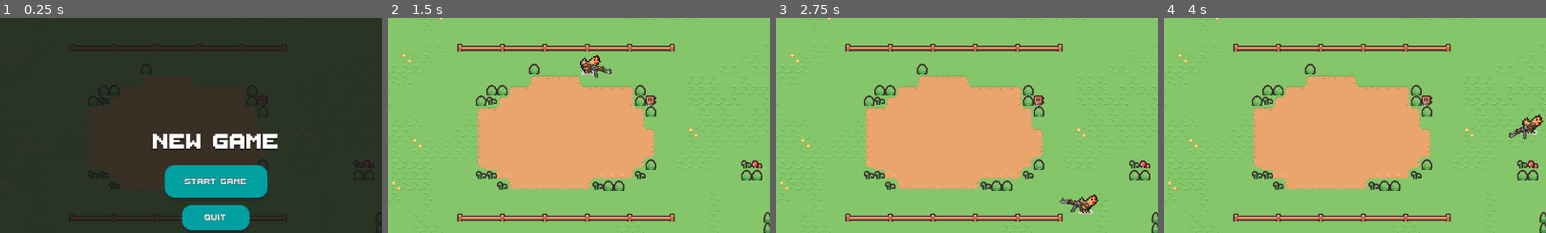
Above: before the commit, frames 1-4 (left to right).
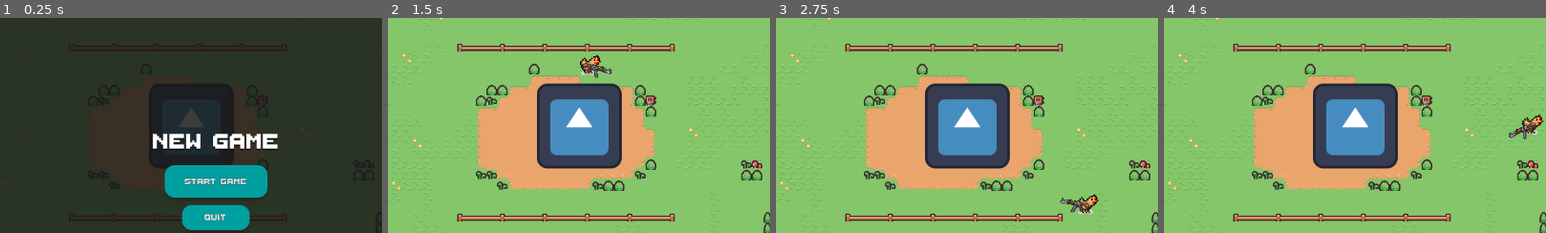
Above: after the commit, the same moments.

Repository: mynkrthd/chicken
Game: Godot game, scene res://Scenes/main.tscn
Same seed, same stepped clock (60 frames per second), same inputs: the game is played once before the commit and once after it. The engine's default icon, where the game draws it, is replaced by a stand-in: a white triangle on a blue panel in a dark square.
Inputs (mouse positions are % of the whole screen's width and height, from its top left):
- Up to frame 1 (0.25 s): no input
- Up to frame 2 (1.5 s): click "START GAME" at 0.5 s; tap Enter at 1.25 s; move the mouse to (72, 45) at 1.27 s; hold D (MoveRight) from 1.28 s (still down); hold Shift (Dash) from 1.28 s (still down)
- Up to frame 3 (2.75 s): move the mouse to (30, 55) at 2.02 s; release D (MoveRight) at 2.03 s; release Shift (Dash) at 2.03 s; hold S (MoveDown) from 2.03 s (still down); tap Space (Shoot) at 2.1 s
- Up to frame 4 (4 s): move the mouse to (60, 28) at 2.77 s; release S (MoveDown) at 2.78 s; hold D (MoveRight) 2.78-3.53 s; hold Shift (Dash) 2.78-3.53 s; tap Space (Shoot) at 3.5, 3.6 s; move the mouse to (45, 70) at 3.52 s; hold W (MoveUp) from 3.53 s (still down)
The pictures show only the part of the screen within x 22-72%, y 21-71%; the shares and areas given below are measured in that part.

The runs differ from the first frame. In frame 1, 6.7% of the frame differs, in the area x 39-62%, y 30-70%; in frame 2, 8.8%, in the area x 39-62%, y 30-71%; in frame 3, 8.8%; in frame 4, 8.8%.

Commit message:
Update main.tscn

Diff:
--- a/project_files/Scenes/main.tscn
+++ b/project_files/Scenes/main.tscn
@@ -7,6 +7,24 @@
 [ext_resource type="PackedScene" uid="uid://bu8i820k0wfg0" path="res://Scenes/UI/game_over.tscn" id="4_vghgb"]
 [ext_resource type="PackedScene" uid="uid://cav8gkhohwn8w" path="res://Scenes/UI/pause_menu.tscn" id="5_o1636"]
 [ext_resource type="PackedScene" uid="uid://beysilb8k5oaq" path="res://Scenes/UI/level_village.tscn" id="7_shfhw"]
+[ext_resource type="Texture2D" uid="uid://b3d8vkr8okjho" path="res://sprites/icon.svg" id="8_cnswr"]
+
+[sub_resource type="AtlasTexture" id="AtlasTexture_ax5xm"]
+atlas = ExtResource("8_cnswr")
+region = Rect2(0, 0, 128, 128)
+
+[sub_resource type="SpriteFrames" id="SpriteFrames_qm2kt"]
+animations = [{
+"frames": [{
+"duration": 1.0,
+"texture": SubResource("AtlasTexture_ax5xm")
+}],
+"loop": true,
+"name": &"default",
+"speed": 5.0
+}]
+
+[sub_resource type="CircleShape2D" id="CircleShape2D_03xhs"]
 
 [node name="main" type="Node2D"]
 script = ExtResource("1_smf8d")
@@ -22,6 +40,7 @@
 [node name="CanvasLayer" type="CanvasLayer" parent="."]
 
 [node name="mainMenu" parent="CanvasLayer" instance=ExtResource("2_xh740")]
+visible = false
 
 [node name="hud" parent="CanvasLayer" instance=ExtResource("2_x50cj")]
 anchors_preset = 10
@@ -38,6 +57,17 @@
 position = Vector2(577, 341)
 offset = Vector2(2.08165e-12, 2.08165e-12)
 
+[node name="Eggs" type="Node" parent="."]
+
+[node name="AnimatedSprite2D" type="AnimatedSprite2D" parent="Eggs"]
+position = Vector2(540, 318)
+sprite_frames = SubResource("SpriteFrames_qm2kt")
+
+[node name="CollisionShape2D" type="CollisionShape2D" parent="Eggs"]
+position = Vector2(542, 320)
+scale = Vector2(5.83, 5.83)
+shape = SubResource("CircleShape2D_03xhs")
+
 [connection signal="QUITGAME" from="CanvasLayer/mainMenu" to="." method="_on_main_menu_quitgame"]
 [connection signal="STARTGAME" from="CanvasLayer/mainMenu" to="." method="_on_main_menu_startgame"]
 [connection signal="RESUMEGAME" from="CanvasLayer/PauseMenu" to="." method="_on_pause_menu_resumegame"]
Not shown: 1 places in project_files/Scenes/main.tscn that only renumber resources
